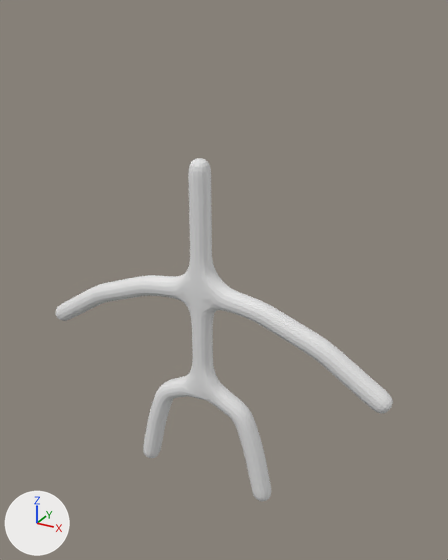
Before and after pictures for a commit that changed the Blender file Monster_Generator.blend.
Rendered twice from a 50 mm camera at (6.38, -10.58, 8.04) aimed at (0.34, 0.39, 2.55). Lighting does not change. The marker at lower left points along +X, +Y and +Z.

The first picture shows 'Monstre.001'.
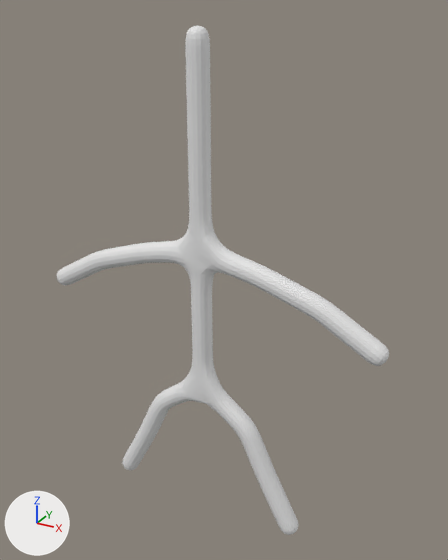
Location of each change, [x1, y1, x2, y2] in pixels of the pictures (448 x 560 px):
'Monstre.001', reshaped (49% taller)
    before: [56, 158, 393, 501]
    after: [57, 25, 389, 535]

Patch to the scene script:
```diff
--- a/Monster_Generator.blend.py
+++ b/Monster_Generator.blend.py
@@ me_monstre_002 @@
 me_monstre_002.from_pydata(...)  # 16 vertices, 0 faces, 15 loose edges; spans x -4.34..4.34, y 0.0, z -2.8..5.32
 # used by ob_monstre_001; location = (0.0, 0.0, 0.0)
-me_monstre_002.vertices[0].co = (4.34, 0.0, 0.72)
-me_monstre_002.vertices[1].co = (2.84, 0.0, 1.68)
-me_monstre_002.vertices[2].co = (1.43, 0.0, 2.21)
-me_monstre_002.vertices[3].co = (1.05, 0.0, -0.51)
-me_monstre_002.vertices[4].co = (1.34, 0.0, -1.4)
-me_monstre_002.vertices[5].co = (1.65, 0.0, -2.8)
-me_monstre_002.vertices[10].co = (0.0, 0.0, 2.42)
-me_monstre_002.vertices[11].co = (0.0, 0.0, 1.24)
-me_monstre_002.vertices[12].co = (-1.05, 0.0, -0.51)
-me_monstre_002.vertices[13].co = (-1.34, 0.0, -1.4)
-me_monstre_002.vertices[14].co = (-1.65, 0.0, -2.8)
-me_monstre_002.vertices[7].co = (-4.34, 0.0, 0.72)
-me_monstre_002.vertices[8].co = (-2.84, 0.0, 1.68)
-me_monstre_002.vertices[9].co = (-1.43, 0.0, 2.21)
-me_monstre_002.vertices[15].co = (0.0, 0.0, 5.32)
+# me_monstre_002 part 1
+me_monstre_002.vertices[0].co = (4.15, 0.0, 1.77)
+me_monstre_002.vertices[1].co = (2.74, 0.0, 2.58)
+me_monstre_002.vertices[2].co = (1.42, 0.0, 3.01)
+me_monstre_002.vertices[3].co = (1.17, 0.0, -0.87)
+me_monstre_002.vertices[4].co = (1.72, 0.0, -2.09)
+me_monstre_002.vertices[5].co = (2.44, 0.0, -3.45)
+me_monstre_002.vertices[10].co = (0.0, 0.0, 3.31)
+me_monstre_002.vertices[11].co = (0.0, 0.0, 1.81)
+me_monstre_002.vertices[12].co = (-1.17, 0.0, -0.87)
+me_monstre_002.vertices[13].co = (-1.72, 0.0, -2.09)
+me_monstre_002.vertices[14].co = (-2.44, 0.0, -3.45)
+# me_monstre_002 part 2
+me_monstre_002.vertices[7].co = (-4.15, 0.0, 1.77)
+me_monstre_002.vertices[8].co = (-2.74, 0.0, 2.58)
+me_monstre_002.vertices[9].co = (-1.42, 0.0, 3.01)
+# me_monstre_002 part 3
+me_monstre_002.vertices[15].co = (0.0, 0.0, 7.78)
```
